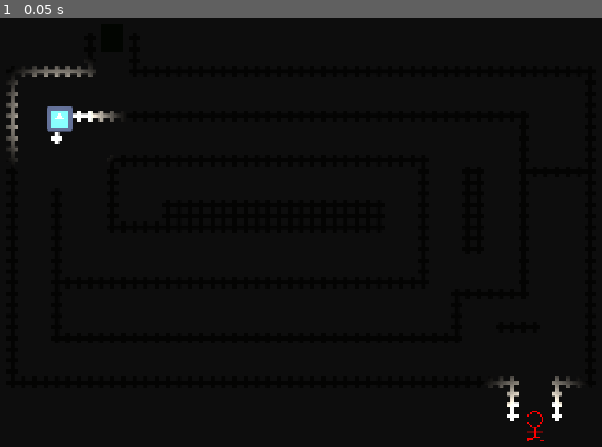
Above: before the commit, frame 1.
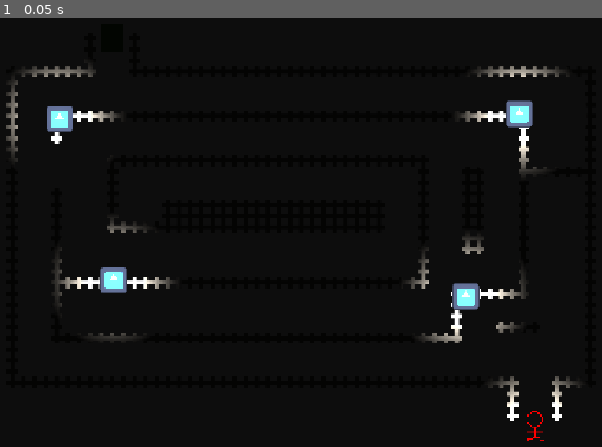
Above: after the commit, the same moment.

Repository: bgv2/labyrinthine
Game: Godot game, scene res://maze1.tscn
The game is run twice, just before and just after one commit, with the same random seed, the same clock (stepped at 60 frames per second) and the same inputs. The project has no main scene, so this scene is started directly. The engine's default icon, where the game draws it, is replaced by a stand-in: a white triangle on a blue panel in a dark square.
Inputs:
- Up to frame 1 (0.05 s): no input

The runs differ from the first frame. In frame 1, 2.7% of the frame differs, in the area x 8-95%, y 11-76%.

Commit message:
finish basic scene

Diff:
--- a/maze1.tscn
+++ b/maze1.tscn
@@ -1141,6 +1141,54 @@
 texture = ExtResource("3_61jxt")
 texture_scale = 3.0
 
+[node name="Relay (Area2D)2" type="Area2D" parent="." unique_id=826539086]
+position = Vector2(786, 417)
+
+[node name="Sprite2D" type="Sprite2D" parent="Relay (Area2D)2" unique_id=2008383658]
+scale = Vector2(0.296875, 0.296875)
+texture = ExtResource("4_3o6fg")
+
+[node name="CollisionShape2D" type="CollisionShape2D" parent="Relay (Area2D)2" unique_id=807132163]
+shape = SubResource("RectangleShape2D_n46dl")
+
+[node name="PointLight2D" type="PointLight2D" parent="Relay (Area2D)2" unique_id=1658016216]
+scale = Vector2(0.12890625, 0.12890625)
+energy = 2.0
+texture = ExtResource("3_61jxt")
+texture_scale = 3.0
+
+[node name="Relay (Area2D)3" type="Area2D" parent="." unique_id=1937642644]
+position = Vector2(279, 393)
+
+[node name="Sprite2D" type="Sprite2D" parent="Relay (Area2D)3" unique_id=248192949]
+scale = Vector2(0.296875, 0.296875)
+texture = ExtResource("4_3o6fg")
+
+[node name="CollisionShape2D" type="CollisionShape2D" parent="Relay (Area2D)3" unique_id=622586395]
+shape = SubResource("RectangleShape2D_n46dl")
+
+[node name="PointLight2D" type="PointLight2D" parent="Relay (Area2D)3" unique_id=981482290]
+scale = Vector2(0.12890625, 0.12890625)
+energy = 2.0
+texture = ExtResource("3_61jxt")
+texture_scale = 3.0
+
+[node name="Relay (Area2D)4" type="Area2D" parent="." unique_id=1728540198]
+position = Vector2(863, 154)
+
+[node name="Sprite2D" type="Sprite2D" parent="Relay (Area2D)4" unique_id=769422813]
+scale = Vector2(0.296875, 0.296875)
+texture = ExtResource("4_3o6fg")
+
+[node name="CollisionShape2D" type="CollisionShape2D" parent="Relay (Area2D)4" unique_id=1559417532]
+shape = SubResource("RectangleShape2D_n46dl")
+
+[node name="PointLight2D" type="PointLight2D" parent="Relay (Area2D)4" unique_id=259960854]
+scale = Vector2(0.12890625, 0.12890625)
+energy = 2.0
+texture = ExtResource("3_61jxt")
+texture_scale = 3.0
+
 [node name="Exit (Area2D)" type="Area2D" parent="." unique_id=1069251263]
 position = Vector2(0, 4)
 
